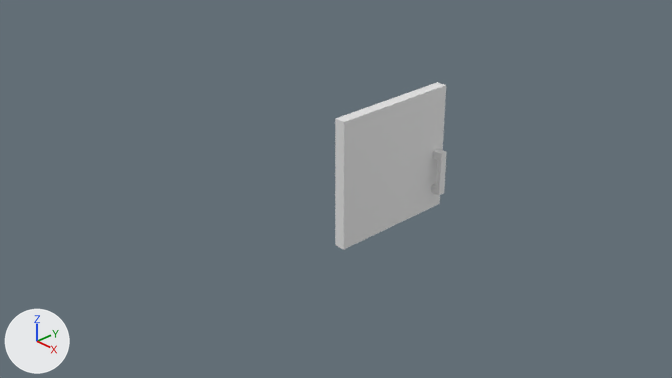
The Blender file modern/models/multidecor_kitchen_wall_cabinet_door.blend as it was, and as the next commit left it.
The view is the same before and after, from the file's camera 'Camera'. The lights are fixed; the arrows at lower left show +X, +Y and +Z. Materials are left out; every surface is plain grey.
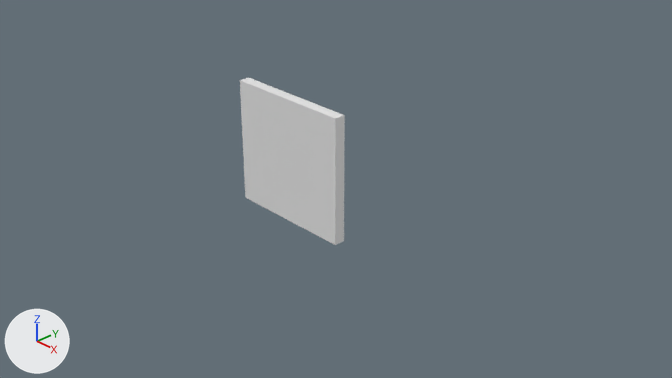
The change, as a list of edits to the scene's bpy script:
```text
Change me_cube_001:
    used by ob_cube_001; location = (0.0, 0.0, 0.0)
    remove me_cube_001.from_pydata(...)  # 8 vertices, 6 faces; spans x 0.0..0.15, y 0.0..1.8, z -0.85..0.85
    add me_cube_001.from_pydata(...)  # 32 vertices, 26 faces; spans x -1.8..0.0, y 0.0..0.3, z -0.85..0.85
    me_cube_001 part 1
    4 vertices are removed from x 0.0..0.15, y 1.8, z -0.85..0.85
    5 faces are deleted
    2 vertices move from x 0.15, y 0.0, z -0.85..0.85 to x 0.0, y 0.15, z -0.85..0.85
    4 vertices are added at (-1.8, 0.0, 0.85), (-1.8, 0.0, -0.85), (-1.8, 0.15, 0.85), (-1.8, 0.15, -0.85)
    5 new faces join them
Remove ob_cube_002:
    ob_cube_002 = bpy.data.objects.new('Cube.002', me_cube_002)
    ob_cube_002.location = (0.23, 1.65, -0.3)
```

Location of each change, [x1, y1, x2, y2] in pixels of the pictures (672 x 378 px):
'Cube.001', reshaped: before [335, 82, 446, 250]; after [240, 78, 345, 245]
'Cube.002', deleted: before [431, 149, 447, 195]
